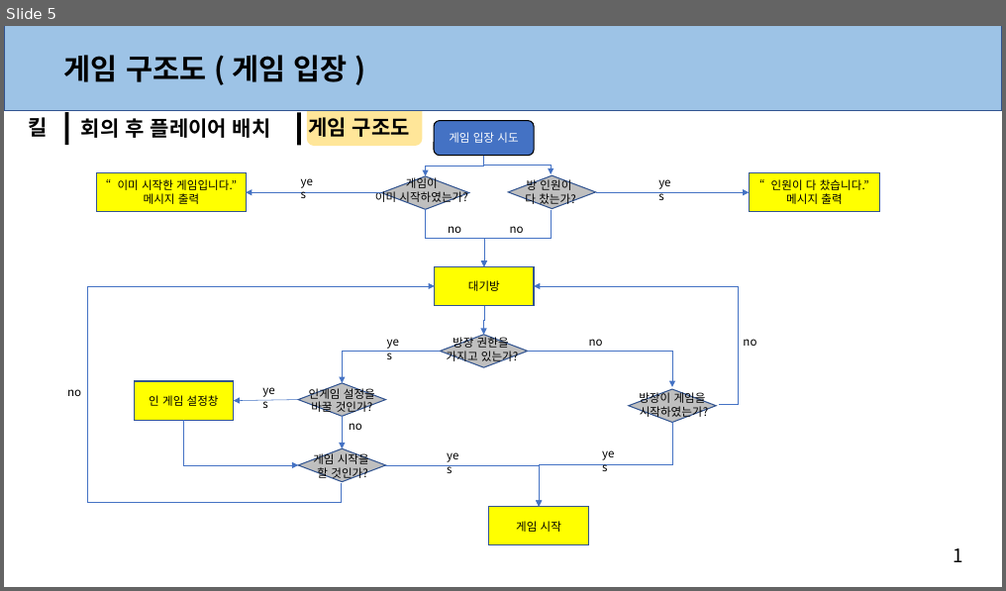
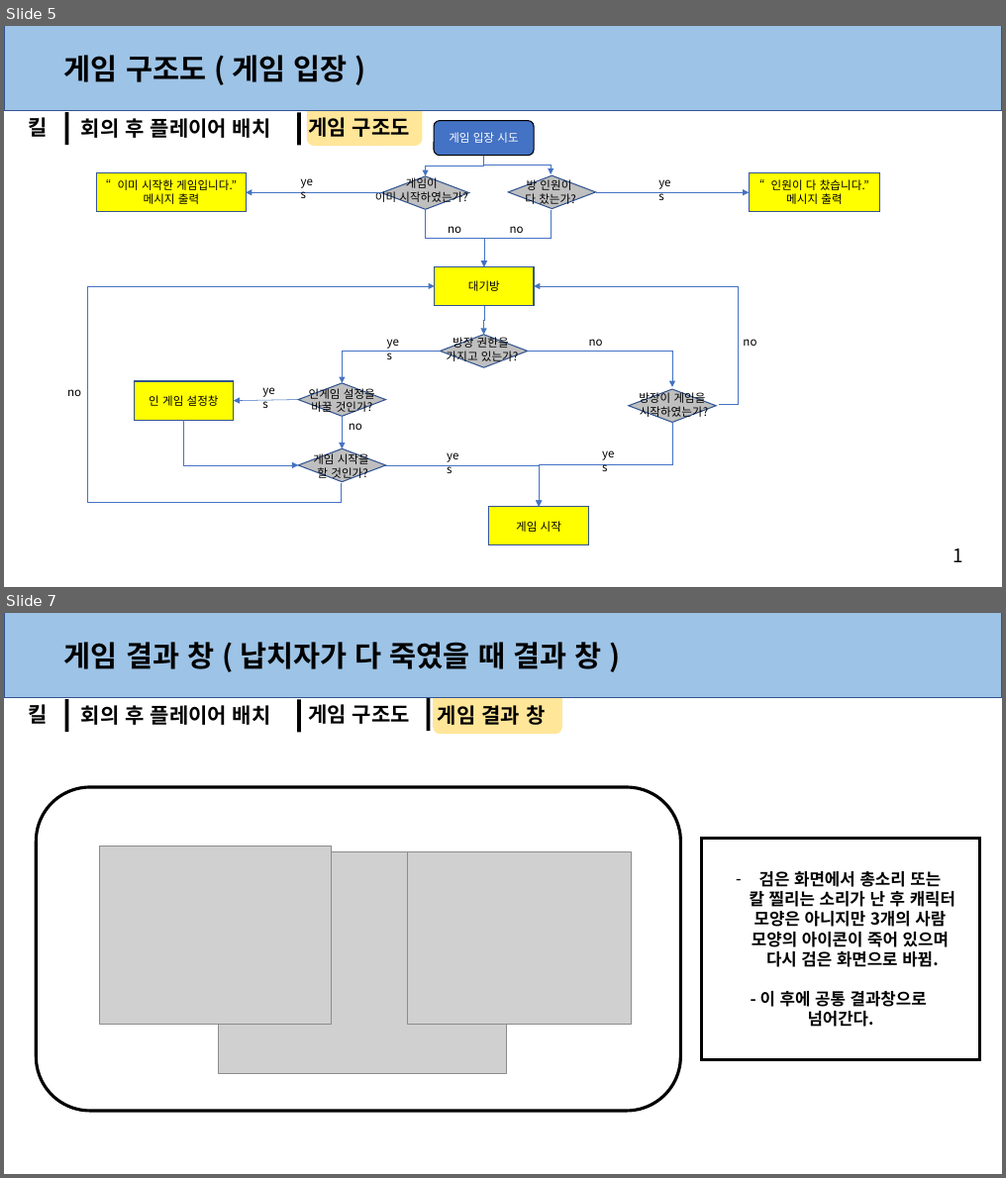
Before and after one commit to anglik0370/EscapeIsland, a slide deck: Document/시스템/시스템.pptx. Shown one above the other, each under a label of ours: slide 5 before the commit, slides 5 and 7 after it; the slides between them are not shown. The pictures are 1006x591 and 1006x1178 pixels, drawn with LibreOffice and Linux fonts; fonts in the diff are those of the drawing; grey boxes stand for pictures. Boxes give left, top, right and bottom in pixels: in the first picture for what was removed or moved away, otherwise in the second. Text is boxed around its words. In the diff, an @@ line names an element or a change of style, - is before the commit and + after.

Commit message:
시스템  기획서 - ( 결과창 모두 완성)

```diff
--- a/Document/시스템/시스템.pptx
+++ b/Document/시스템/시스템.pptx
@@ slide 7 added at box(4, 613, 1002, 1174), background #FFFFFF; not listed: 1 template element that a slide beside it also shows @@
@@ rectangle added at box(4, 613, 1002, 697), fill #9DC3E6, outline #325491 1 pt @@
@@ text added at box(64, 642, 601, 669), 28 pt, text #000000, bold @@
+게임 결과 창 ( 납치자가 다 죽였을 때 결과 창 )
@@ rectangle added at box(65, 699, 69, 732), fill #000000 @@
@@ rectangle added at box(297, 700, 301, 733), fill #000000 @@
@@ rectangle added at box(426, 698, 430, 731), fill #000000 @@
@@ rounded rectangle added at box(433, 691, 562, 734), fill #FFE699 @@
@@ text added at box(28, 704, 47, 724), 20 pt, text #000000, bold @@
+킬
@@ text added at box(81, 705, 271, 725), 20 pt, text #000000, bold @@
+회의 후 플레이어 배치
@@ text added at box(308, 704, 410, 724), 20 pt, text #000000, bold @@
+게임 구조도
@@ text added at box(438, 705, 545, 725), 20 pt, text #000000, bold @@
+게임 결과 창
@@ rounded rectangle added at box(36, 787, 680, 1110), outline #000000 3 pt @@
@@ picture added at box(100, 846, 332, 1025) @@
@@ rectangle added at box(702, 839, 980, 1060), fill #FFFFFF, outline #000000 3 pt, 16 pt, text #000000, bold @@
+– 검은 화면에서 총소리 또는
+  칼 찔리는 소리가 난 후 캐릭터 모양은 아니지만 3개의 사람
+  모양의 아이콘이 죽어 있으며
+  다시 검은 화면으로 바뀜.
+- 이 후에 공통 결과창으로
+넘어간다.
@@ picture added at box(219, 852, 507, 1073) @@
@@ picture added at box(408, 852, 632, 1025) @@
```
Also in this commit, not shown: 1 slide changed, 3 other slides added.
